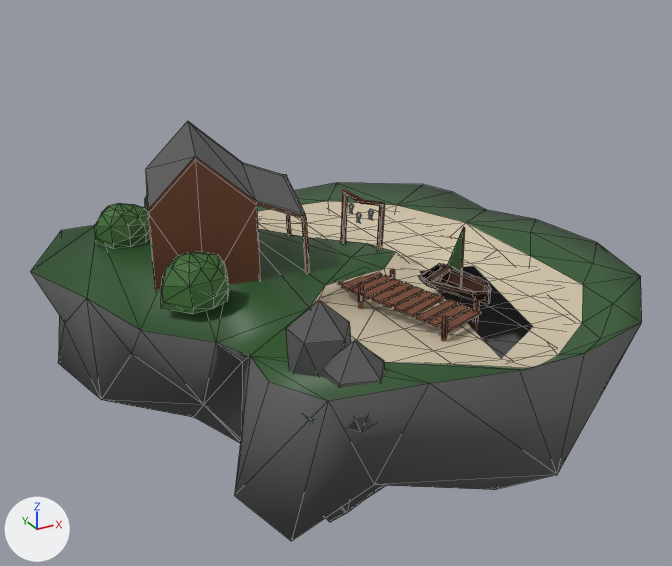
Two versions of the OBJ model assets/islands/island_lake.obj, one commit apart.
The view is the same before and after, from a 50 mm lens placed at (-37.0, -68.5, 33.0), pointed at (1.2, 1.0, -1.7). The axes (+X, +Y, +Z) are drawn at lower left. The lights are the same throughout. Mesh edges are drawn as thin lines. Where no turn or scale is listed for an object, it has been applied to the vertices. Vertices at the same position are counted once.

Script lines for the objects in view, before the commit:
```python
mat_grass = principled_material('Grass')
mat_grass.base_color = (0.0254, 0.0954, 0.0227)  # dark green #2c572a
mat_grass.roughness = 0.503
me_mesh2_model_001_mesh2_model_005 = bpy.data.meshes.new('Mesh2_Model.001_Mesh2_Model.005')
me_mesh2_model_001_mesh2_model_005.from_pydata(...)  # 480 vertices, 653 faces, 3 loose edges; spans x -23.7..26.4, y -25.1..25.8, z -28.5..11.9
# faces by material slot: [89, 59, 85, 91, 188, 140, 1]
me_mesh2_model_001_mesh2_model_005.materials.append(mat_grass)  # dark green #2c572a
me_mesh2_model_001_mesh2_model_005.materials.append(mat_sand)  # beige #d1c4a9
me_mesh2_model_001_mesh2_model_005.materials.append(mat_rock_upper)  # light grey #d1d1d1
me_mesh2_model_001_mesh2_model_005.materials.append(mat_water)  # blue #4a699a
me_mesh2_model_001_mesh2_model_005.materials.append(mat_wood_002)  # brown #71422c
me_mesh2_model_001_mesh2_model_005.materials.append(mat_rocklower)  # dark grey #575757
me_mesh2_model_001_mesh2_model_005.materials.append(mat_windows)  # yellow #cbd19e
me_sphere = bpy.data.meshes.new('Sphere')
me_sphere.from_pydata(...)  # 227 vertices, 320 faces; spans x -16.7..9.5, y -21.7..22.9, z -2.0..5.9
# faces by material slot: [216, 30, 74]
me_sphere.materials.append(mat_bush)  # dark green #416e35
me_sphere.materials.append(mat_rock_lower)  # dark grey #575757
me_sphere.materials.append(mat_wood)  # brown #442310
# before: 135 (-9.2, -21.7, -2.0) at pixel (361, 432)
ob_mesh2_model_001_mesh2_model_005 = bpy.data.objects.new('Mesh2_Model.001_Mesh2_Model.005', me_mesh2_model_001_mesh2_model_005)
ob_mesh2_model_001_mesh2_model_005.location = (0.0, 0.0, 0.0)
ob_sphere = bpy.data.objects.new('Sphere', me_sphere)
ob_sphere.location = (0.0, 0.0, 0.0)
```
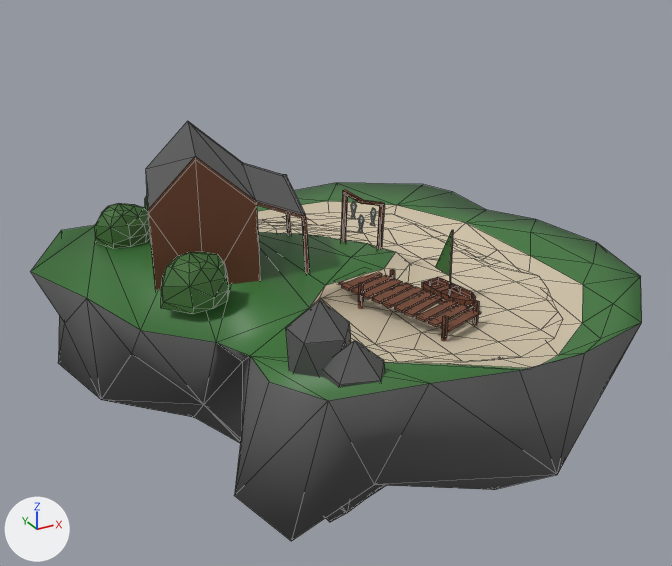
What the commit changed:
Material 'Grass' (mat_grass) changes colour from dark green #2c572a to dark green #3d7739; in linear values from (0.0254, 0.0954, 0.0227) to (0.0462, 0.185, 0.041).
me_mesh2_model_001_mesh2_model_005 is used by ob_mesh2_model_001_mesh2_model_005.
me_mesh2_model_001_mesh2_model_005 had 480 vertices, 653 faces, 3 loose edges and spanned x -23.7..26.4, y -25.1..25.8, z -28.5..11.9.
me_mesh2_model_001_mesh2_model_005 now has 561 vertices, 741 faces, 3 loose edges and spans x -23.7..26.4, y -25.1..25.8, z -28.5..22.8.
me_mesh2_model_001_mesh2_model_005 part 1: the loose piece of 16 vertices spanning x 4.4..4.7, y 3.8..4.3, z 3.5..4.6 is scaled about its middle by (1, 1, 1.69), then moved by (0.3, 0.1, -0.2).
me_mesh2_model_001_mesh2_model_005 part 2: the loose piece of 16 vertices spanning x 4.7..5.0, y 2.9..3.4, z 2.9..3.9 is scaled about its middle by (1, 1, 1.69), then moved by (0.3, 0.1, -0.7).
me_mesh2_model_001_mesh2_model_005 part 3: the loose piece of 16 vertices spanning x 5.3..5.7, y 1.7..2.2, z 3.4..4.5 is scaled about its middle by (1, 1, 1.69), then moved by (0.3, 0.1, -0.3).
me_mesh2_model_001_mesh2_model_005 part 4: the loose piece of 8 vertices spanning x 7.9..8.0, y -9.2..-9.1, z -3.9..5.8 is moved by (-1.2, 0.0, 0.0).
me_mesh2_model_001_mesh2_model_005 part 5: the loose piece of 6 vertices spanning x 8.0..8.1, y -8.9..-6.9, z 1.6..5.8 is scaled about its middle by (1, 1.06, 1), then moved by (-1.3, 0.0, 0.0).
me_mesh2_model_001_mesh2_model_005 part 6: a new loose piece of 95 vertices spanning x -8.8..16.7, y -20.6..17.7, z -0.4..22.8, in mat_water (blue #4a699a).
me_mesh2_model_001_mesh2_model_005 part 7: a new loose piece of 67 vertices spanning x 5.6..8.2, y -12.0..-6.3, z -0.8..0.3, in mat_wood_002 (brown #71422c).
me_mesh2_model_001_mesh2_model_005 part 8: 5 vertices moved from x -8.1..2.5, y 8.5..18.5, z -1.4..0.0 to x -8.1..2.5, y 9.8..16.5, z -1.4..0.0; 81 vertices removed from x -17.2..18.4, y -21.0..19.7, z -0.3.
me_sphere has 227 vertices, 320 faces and spans x -16.7..9.5, y -21.7..22.9, z -2.0..5.9.
me_sphere is used by ob_sphere; location (0.0, 0.0, 0.0).
Verts and faces of me_sphere; kept vertices keep their numbers, new ones are numbered from 227.
me_sphere part 9: the loose piece of 82 vertices spanning x 5.5..9.5, y -12.2..-5.5, z -0.4..1.3 is deleted.
Part 10, on me_sphere:
Vertex 135 moves to (-9.2, -20.7, -2.0).
me_sphere no longer uses material mat_wood (brown #442310).

Changed parts and their boxes [x1, y1, x2, y2] in the pictures (672 x 566 px; the box of a moved part takes in the faces that stretch with it):
'Mesh2_Model.001_Mesh2_Model.005', recoloured, reshaped: [31, 121, 642, 541] in both
'Sphere', reshaped: before [94, 194, 492, 432]; after [94, 194, 385, 387]
part 1 of me_mesh2_model_001_mesh2_model_005, moved or reshaped: before [349, 203, 354, 214]; after [351, 201, 357, 219]
part 2 of me_mesh2_model_001_mesh2_model_005, moved or reshaped: before [356, 212, 362, 223]; after [359, 215, 364, 233]
part 3 of me_mesh2_model_001_mesh2_model_005, moved or reshaped: before [368, 209, 374, 220]; after [371, 208, 376, 226]
part 4 of me_mesh2_model_001_mesh2_model_005, moved or reshaped: before [460, 227, 465, 289]; after [449, 230, 454, 296]
part 5 of me_mesh2_model_001_mesh2_model_005, moved or reshaped: before [447, 227, 464, 272]; after [435, 230, 452, 275]
part 6 of me_mesh2_model_001_mesh2_model_005, added: after [258, 212, 563, 362]
part 7 of me_mesh2_model_001_mesh2_model_005, added (brown): after [421, 277, 476, 307]
part 8 of me_mesh2_model_001_mesh2_model_005, cut back: before [206, 210, 569, 420]; after [206, 232, 367, 342]
part 9 of me_sphere, deleted: before [418, 263, 492, 303]
part 10 of me_sphere, moved or reshaped: before [339, 381, 381, 432]; after [339, 381, 381, 387]
